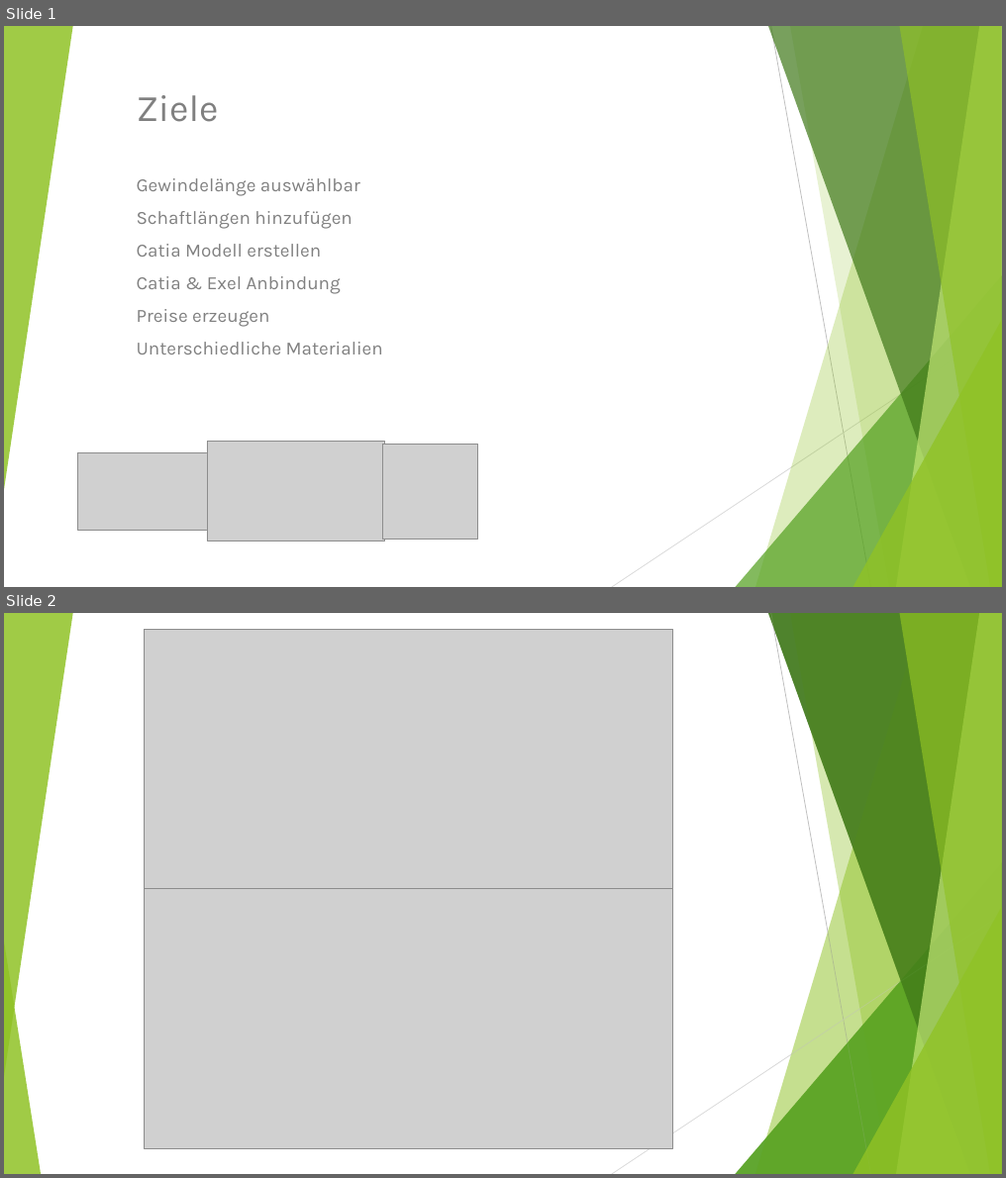
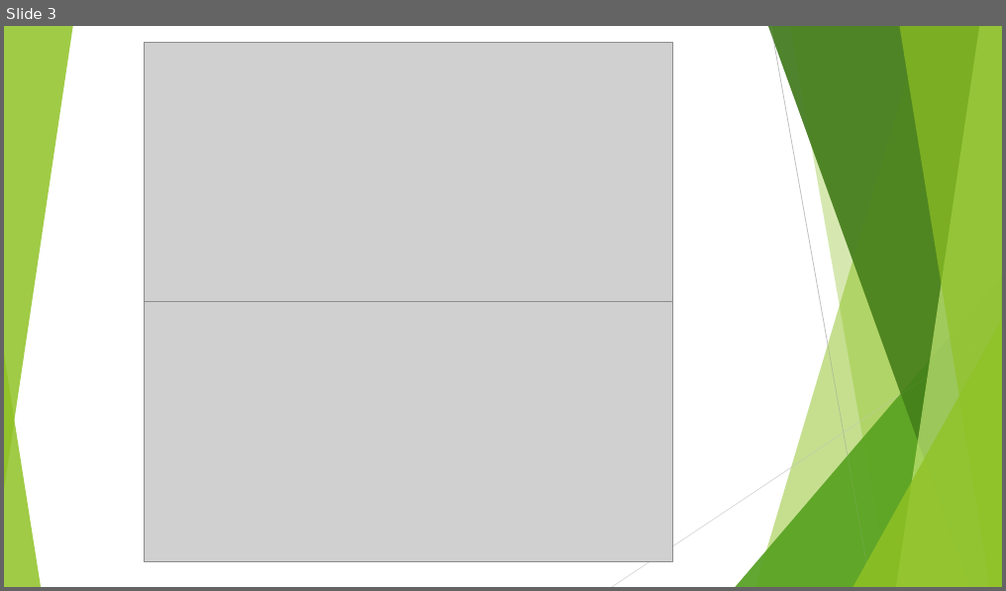
Before and after one commit to baetjer/HSP_GruppeF_Sprint1, a slide deck: Sprint 3/Abgabe-Dateien/Sptrint 3 Präsentation.pptx. Shown one above the other, each under a label of ours: slides 1 and 2 before the commit, slide 3 after it. The pictures are 1006x1178 and 1006x591 pixels, drawn with LibreOffice and Linux fonts; fonts in the diff are those of the drawing; grey boxes stand for pictures. Boxes give left, top, right and bottom in pixels: in the first picture for what was removed or moved away, otherwise in the second. Text is boxed around its words. In the diff, an @@ line names an element or a change of style, - is before the commit and + after.

```diff
--- a/Sprint 3/Abgabe-Dateien/Sptrint 3 Präsentation.pptx
+++ b/Sprint 3/Abgabe-Dateien/Sptrint 3 Präsentation.pptx
@@ slide 1 removed at [4,26,1002,587], background #FFFFFF; not listed: 7 template elements that a slide beside it also shows @@
@@ triangle removed at [4,26,73,490] @@
@@ line removed from (771, 26) to (871, 587) @@
@@ subtitle removed at [137,95,383,355] @@
-Ziele
-Gewindelänge auswählbar
-Schaftlängen hinzufügen
-Catia Modell erstellen
-Catia & Exel Anbindung
-Preise erzeugen
-Unterschiedliche Materialien
@@ line removed from (1002, 328) to (612, 587) @@
@@ picture removed at [77,453,232,530] @@
@@ picture removed at [207,442,384,541] @@
@@ picture removed at [383,444,478,540] @@
@@ what was slide 2 is now slide 3 @@
```
Also in this commit, not shown: 2 slides added.
